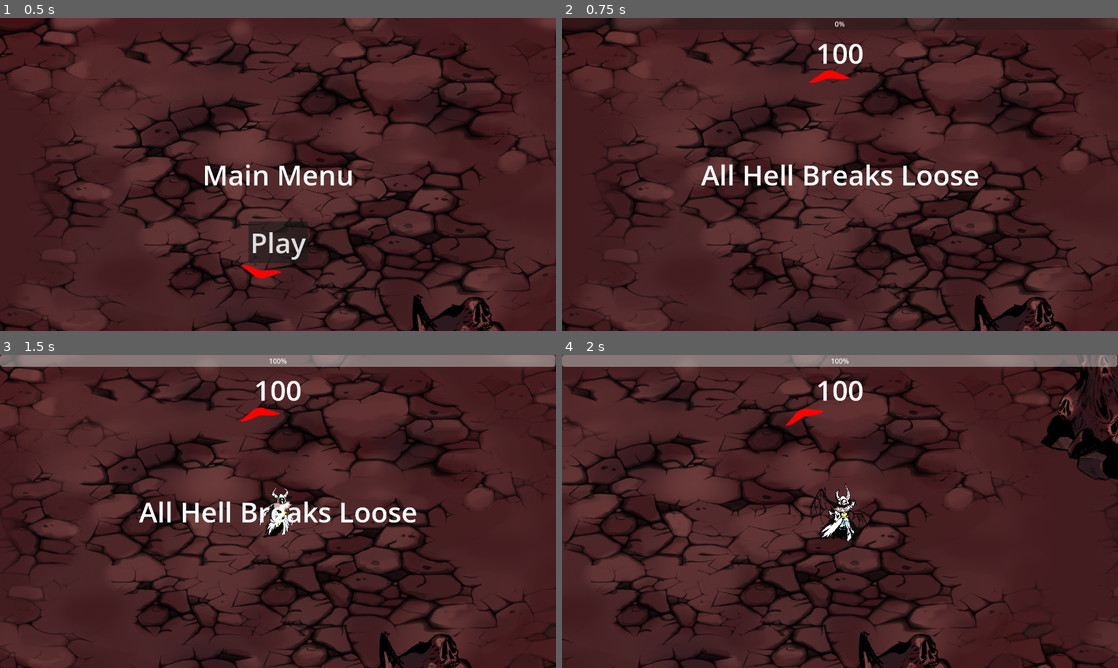
Above: before the commit, frames 1-4 (two rows, left to right).
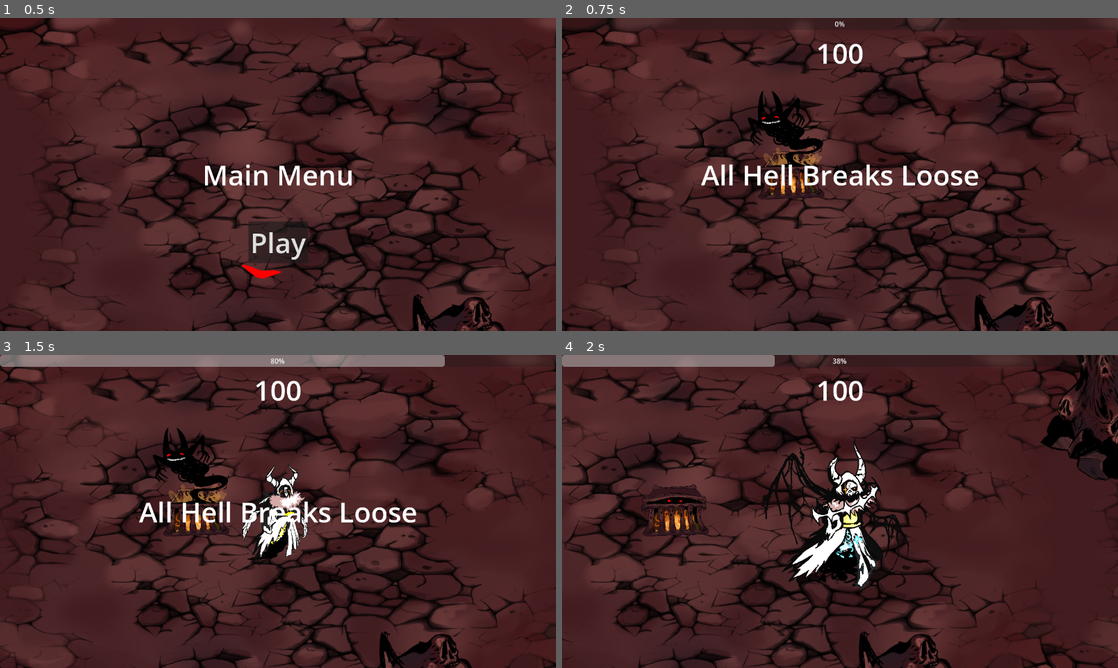
Above: after the commit, the same moments.

Repository: Evanev7/stellub
Game: Godot game, scene res://scenes/levels/main.tscn
Same seed, same stepped clock (60 frames per second), same inputs: the game is played once before the commit and once after it. The engine's default icon, where the game draws it, is replaced by a stand-in: a white triangle on a blue panel in a dark square.
Inputs (mouse positions are in pixels of both pictures, inside the frame that each line leads up to):
- Up to frame 1 (0.5 s): no input
- Up to frame 2 (0.75 s): click "Play" at 0.5 s
- Up to frame 3 (1.5 s): tap Enter at 1.25 s; move the mouse to (400, 495) at 1.27 s; hold D (move_right) from 1.28 s (still down); hold R from 1.28 s (still down)
- Up to frame 4 (2 s): keep holding D (move_right); keep holding R

Frame 1 is identical in both runs. In frame 2, 2.1% of the frame differs, in the area x 33-52%, y 16-58%; in frame 3, 4.4%; in frame 4, 7.9%, in the area x 14-100%, y 0-75%.
Error before the commit: Invalid call to function 'show_score' in base 'CanvasLayer (HUD.gd)'. Expected 2 arguments. (res://scripts/main.gd:22)

Commit message:
Updated shop - now respawns above player -
and despawns after 10 entries (editable)

Diff:
--- a/scripts/HUD.gd
+++ b/scripts/HUD.gd
@@ -27,10 +27,10 @@
 func show_health(number):
 	$HealthDisplay.text = str(number)
 
-func show_score(number, max):
-	if number >= max:
+func show_score(number, max_number):
+	if number >= max_number:
 		$XPBar.min_value = int(number)
-	$XPBar.max_value = int(max)
+	$XPBar.max_value = int(max_number)
 	$XPBar.value = int(number)
 
 func change_min_XP(number):
--- a/scripts/bullet.gd
+++ b/scripts/bullet.gd
@@ -79,7 +79,3 @@
 			if piercing == 0:
 				queue_free()
 			piercing_cooldown = default_piercing_cooldown
-
-
-func _on_body_entered(body):
-	print("mountain") # Replace with function body.
--- a/scripts/main.gd
+++ b/scripts/main.gd
@@ -19,7 +19,7 @@
 
 	if Input.is_key_pressed(KEY_R): ## Increase score by 10
 		GameState.player.gain_score(10)
-		$HUD.show_score(GameState.player.score)
+		$HUD.show_score(GameState.player.score, GameState.player.level_threshold[GameState.player.current_level])
 
 	#######################################
 
@@ -81,14 +81,15 @@
 	$HUD.show_message("All Hell Breaks Loose")
 	$HUD.show_health(GameState.player.hp)
 	$HUD.show_score(GameState.player.score, GameState.player.level_threshold[GameState.player.current_level])
-
-	move_shop()
+	spawn_shop()
 
 
-func move_shop():
-	$YSort/Shop.position = Vector2($YSort/Shop.position.x, GameState.player.position.y - 1000)
+func spawn_shop():
+	$YSort/Shop.set_process(true)
+	$YSort/Shop.position = Vector2($YSort/Shop.position.x, GameState.player.position.y - 000)
 
 func _on_shop_shop_entered():
+	$YSort/Shop.shop_entries += 1
 	open_upgrade_hud()
 
 
@@ -128,22 +129,26 @@
 func _on_player_level_up(current_level):
 	$HUD.change_min_XP(GameState.player.level_threshold[GameState.player.current_level])
 	GameState.player.current_level += 1
+	if GameState.player.current_level < 2:
+		GameState.player.scale = Vector2(GameState.player.scale.x * 1.3, GameState.player.scale.y * 1.3)
+	else:
+		GameState.player.scale = Vector2(GameState.player.scale.x * 1.1, GameState.player.scale.y * 1.1)
 	$SpawnTimer.set_wait_time($SpawnTimer.get_wait_time() / 1.2)
 #	open_upgrade_hud()
 #	$upgradeHUD.show_level(current_level + 1)
 
 
-#func _on_upgrade_hud_upgrade_1_pressed():
-#	GameState.player.bullet.multishot += 1
-#	close_upgrade_hud()
-#
-#func _on_upgrade_hud_upgrade_2_pressed():
-#	GameState.player.bullet.shot_spread /= 1.2
-#	close_upgrade_hud()
-#
-#func _on_upgrade_hud_upgrade_3_pressed():
-#	GameState.player.bullet.fire_delay /= 1.2
-#	close_upgrade_hud()
+func _on_upgrade_hud_upgrade_1_pressed():
+	GameState.player.bullet.multishot += 1
+	close_upgrade_hud()
+
+func _on_upgrade_hud_upgrade_2_pressed():
+	GameState.player.bullet.shot_spread /= 1.2
+	close_upgrade_hud()
+
+func _on_upgrade_hud_upgrade_3_pressed():
+	GameState.player.bullet.fire_delay /= 1.2
+	close_upgrade_hud()
 
 func open_upgrade_hud():
 	get_tree().paused = true
@@ -152,7 +157,3 @@
 func close_upgrade_hud():
 	get_tree().paused = false
 	$upgradeHUD.set_visible(false)
-	if GameState.player.current_level < 2:
-		GameState.player.scale = Vector2(GameState.player.scale.x * 1.3, GameState.player.scale.y * 1.3)
-	else:
-		GameState.player.scale = Vector2(GameState.player.scale.x * 1.1, GameState.player.scale.y * 1.1)
--- a/scripts/objective_marker.gd
+++ b/scripts/objective_marker.gd
@@ -13,7 +13,7 @@
 	get_viewport().connect("size_changed",_on_screen_size_changed)
 	_on_screen_size_changed()
 
-func _process(delta):
+func _process(_delta):
 	var direction = arrow_target.position - GameState.player.position
 	distance = direction.length()
 	rotation = direction.angle()
--- a/scripts/shop.gd
+++ b/scripts/shop.gd
@@ -1,15 +1,24 @@
 extends Node2D
 
 signal shop_entered
+
+@export var shop_limit: int = 1
+
+var shop_entries: int = 0
 
 # Called when the node enters the scene tree for the first time.
 func _ready():
 	pass # Replace with function body.
 
+func start():
+	shop_entries = 0
 
 # Called every frame. 'delta' is the elapsed time since the previous frame.
-func _process(delta):
+func _process(_delta):
 	pass
+
+func move_shop():
+	position = Vector2(position.x + randf_range(-2000, 2000), GameState.player.position.y + randf_range(-2000, -5000))
 
 
 func _on_area_2d_body_entered(body):
@@ -29,4 +38,12 @@
 
 func _on_area_2d_2_body_exited(body):
 	if body == GameState.player:
-		print("exited inner radius")
+		if shop_entries >= shop_limit:
+			print("disable")
+			call_deferred("disable")
+		else:
+			move_shop()
+
+func disable():
+	process_mode = Node.PROCESS_MODE_DISABLED
+	hide()
